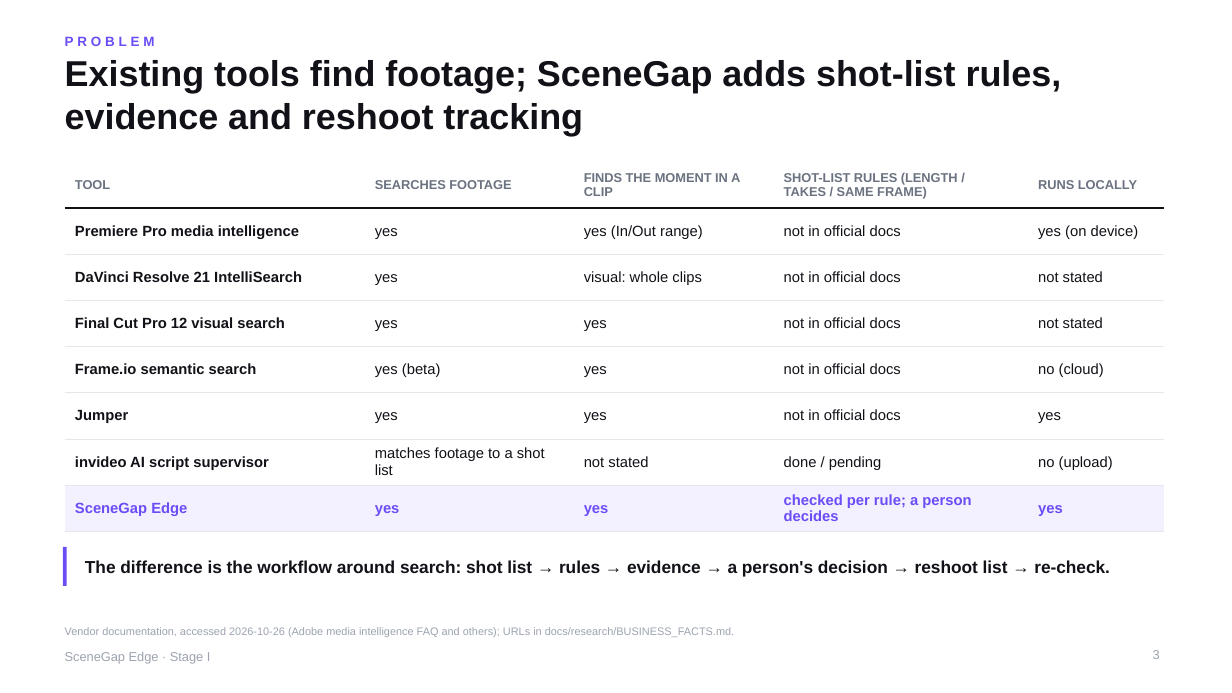
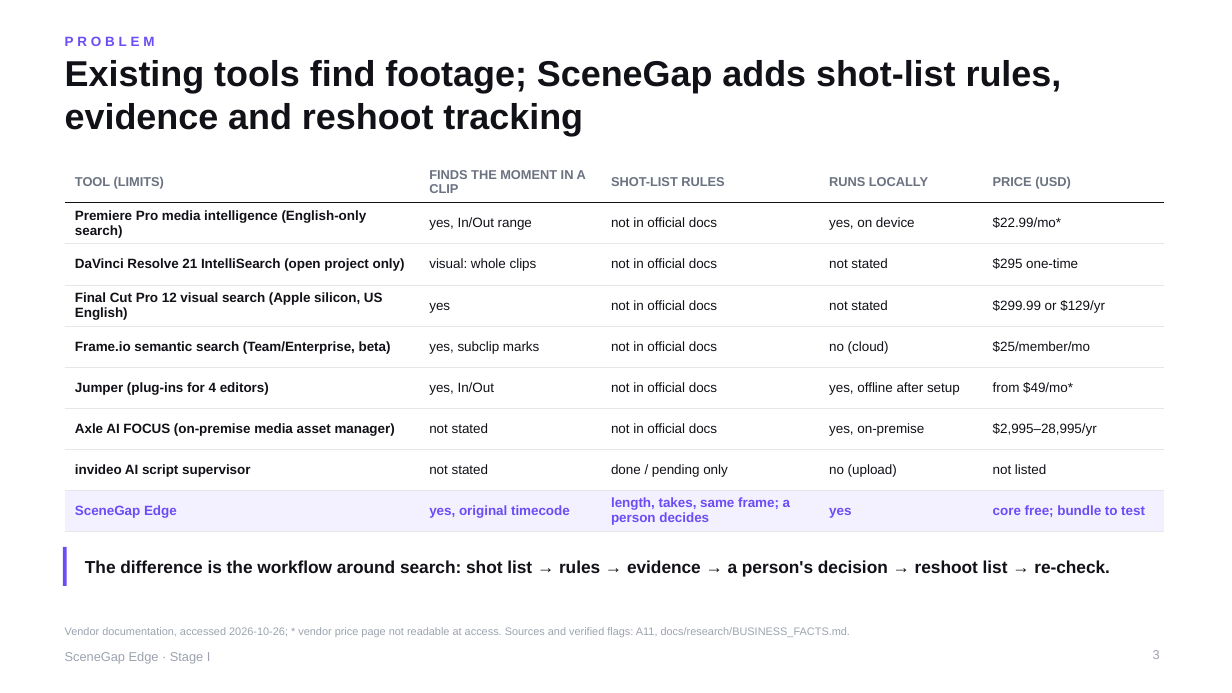
Before and after one commit to yu9bryan/scenegap-edge, a slide deck: slide 3 of docs/deck/SceneGapEdge_StageI_Proposal.pptx. Drawn at 1232x693 pixels with LibreOffice and Linux fonts; fonts in the diff are those of the drawing. Boxes give left, top, right and bottom in pixels: in the first picture for what was removed or moved away, otherwise in the second. Text is boxed around its words. In the diff, an @@ line names an element or a change of style, - is before the commit and + after.

```diff
--- a/docs/deck/SceneGapEdge_StageI_Proposal.pptx
+++ b/docs/deck/SceneGapEdge_StageI_Proposal.pptx
@@ table at [65,162,1165,529] @@
-row 1: TOOL | SEARCHES FOOTAGE | FINDS THE MOMENT IN A CLIP | SHOT-LIST RULES (LENGTH / TAKES / SAME FRAME) | RUNS LOCALLY
-row 2: Premiere Pro media intelligence | yes | yes (In/Out range) | not in official docs | yes (on device)
-row 3: DaVinci Resolve 21 IntelliSearch | yes | visual: whole clips | not in official docs | not stated
-row 4: Final Cut Pro 12 visual search | yes | yes | not in official docs | not stated
-row 5: Frame.io semantic search | yes (beta) | yes | not in official docs | no (cloud)
-row 6: Jumper | yes | yes | not in official docs | yes
-row 7: invideo AI script supervisor | matches footage to a shot list | not stated | done / pending | no (upload)
-row 8: SceneGap Edge | yes | yes | checked per rule; a person decides | yes
+row 1: TOOL (LIMITS) | FINDS THE MOMENT IN A CLIP | SHOT-LIST RULES | RUNS LOCALLY | PRICE (USD)
+row 2: Premiere Pro media intelligence (English-only search) | yes, In/Out range | not in official docs | yes, on device | $22.99/mo*
+row 3: DaVinci Resolve 21 IntelliSearch (open project only) | visual: whole clips | not in official docs | not stated | $295 one-time
+row 4: Final Cut Pro 12 visual search (Apple silicon, US English) | yes | not in official docs | not stated | $299.99 or $129/yr
+row 5: Frame.io semantic search (Team/Enterprise, beta) | yes, subclip marks | not in official docs | no (cloud) | $25/member/mo
+row 6: Jumper (plug-ins for 4 editors) | yes, In/Out | not in official docs | yes, offline after setup | from $49/mo*
+row 7: Axle AI FOCUS (on-premise media asset manager) | not stated | not in official docs | yes, on-premise | $2,995–28,995/yr
+row 8: invideo AI script supervisor | not stated | done / pending only | no (upload) | not listed
+row 9: SceneGap Edge | yes, original timecode | length, takes, same frame; a person decides | yes | core free; bundle to test
@@ text at [65,627,850,637]: text changed @@
-Vendor documentation, accessed 2026-10-26 (Adobe media intelligence FAQ and others); URLs in docs/research/BUSINESS_FACTS.md.
+Vendor documentation, accessed 2026-10-26; * vendor price page not readable at access. Sources and verified flags: A11, docs/research/BUSINESS_FACTS.md.
```
Also in this commit, not shown: 18 other slides changed, 9 slides added, 2 slides removed, 12 other files.
